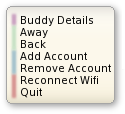
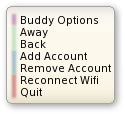
Layered file, before and after one edit (125px x 114px). Changes by layer:
renamed "Buddy Details ..." to "Buddy Options ...", painted on it over left=58, top=16, right=98, bottom=26
